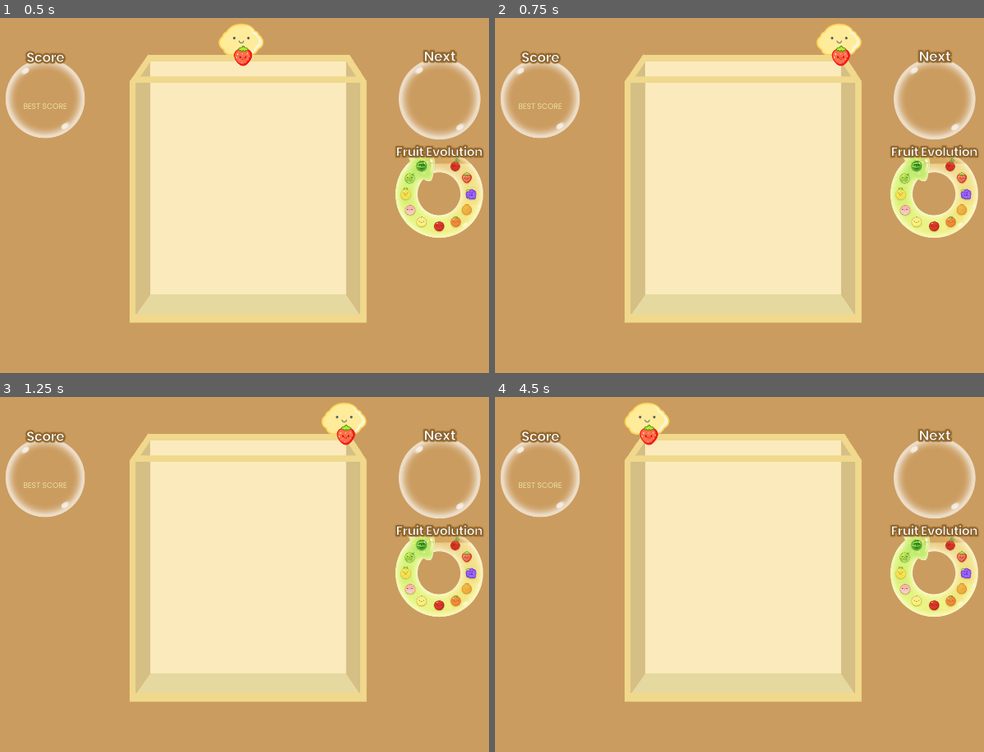
Above: before the commit, frames 1-4 (two rows, left to right).
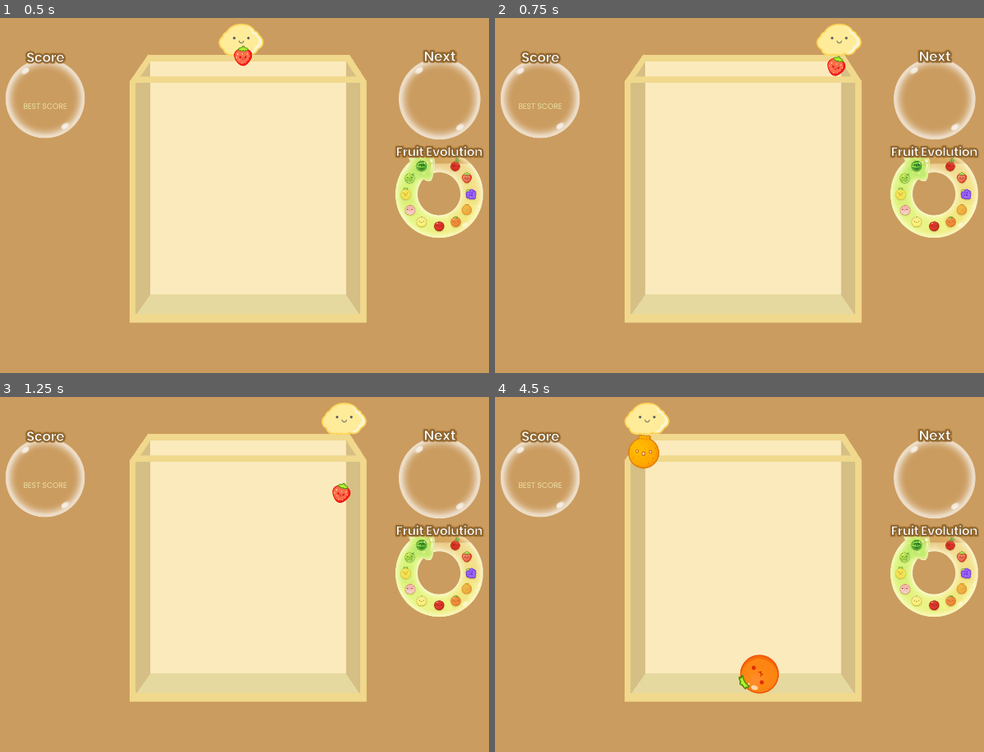
Above: after the commit, the same moments.

Repository: scohenpelletier1/aylins-suika-game
Game: Godot game, scene res://Scenes/gameView.tscn
Same seed, same stepped clock (60 frames per second), same inputs: the game is played once before the commit and once after it.
Inputs (mouse positions are in pixels of both pictures, inside the frame that each line leads up to):
- Up to frame 1 (0.5 s): no input
- Up to frame 2 (0.75 s): tap Enter at 0.5 s; move the mouse to (881, 170) at 0.52 s; click (881, 170) at 0.67 s
- Up to frame 3 (1.25 s): no input
- Up to frame 4 (4.5 s): move the mouse to (607, 585) at 1.27 s; click (607, 585) at 1.42 s; move the mouse to (803, 485) at 2.02 s; click (803, 485) at 2.17 s; move the mouse to (705, 641) at 2.77 s; click (705, 641) at 2.92 s; move the mouse to (935, 624) at 3.52 s; click (935, 624) at 3.67 s; move the mouse to (539, 514) at 4.27 s; click (539, 514) at 4.42 s

Frame 1 is identical in both runs. In frame 2, 0.3% of the frame differs, in the area x 67-73%, y 7-17%; in frame 3, 0.3%; in frame 4, 1.3%, in the area x 27-59%, y 7-84%.

Commit message:
1.2.1 Fruits drop correctly
Fruits now drop from the player after the mouse is left-clicked

Diff:
--- a/Scenes/gameView.tscn
+++ b/Scenes/gameView.tscn
@@ -1,7 +1,8 @@
-[gd_scene load_steps=7 format=3 uid="uid://cwlsx73hq7bv5"]
+[gd_scene load_steps=8 format=3 uid="uid://cwlsx73hq7bv5"]
 
 [ext_resource type="Texture2D" uid="uid://b8dblm7jg6r66" path="res://Art/FruitEvolution.png" id="1_5gsrv"]
 [ext_resource type="PackedScene" uid="uid://ctwqc881eugyh" path="res://Sprites/player.tscn" id="1_nfojt"]
+[ext_resource type="Script" uid="uid://bl2jrygqgrxci" path="res://Scenes/game_manager.gd" id="5_0obh8"]
 [ext_resource type="Texture2D" uid="uid://bw6tfb5n05ki4" path="res://Art/nextFruit.png" id="14_dxk1r"]
 [ext_resource type="Texture2D" uid="uid://jsio4bft86te" path="res://Art/score.png" id="15_l5n2q"]
 
@@ -193,3 +194,6 @@
 [node name="CollisionShape2D" type="CollisionShape2D" parent="PlayerWall2"]
 position = Vector2(-10, -39)
 shape = SubResource("RectangleShape2D_p0u6d")
+
+[node name="GameManager" type="Node2D" parent="."]
+script = ExtResource("5_0obh8")
--- a/fruit_behavior.gd
+++ b/Scenes/game_manager.gd
@@ -1,5 +1,6 @@
-extends Node
+extends Node2D
 
+var score : int = 0
 
 # Called when the node enters the scene tree for the first time.
 func _ready() -> void:
@@ -9,3 +10,6 @@
 # Called every frame. 'delta' is the elapsed time since the previous frame.
 func _process(delta: float) -> void:
 	pass
+
+func add_points(points: int):
+	score += points
--- /dev/null
+++ b/Scripts/fruit_behavior.gd
@@ -0,0 +1,24 @@
+extends RigidBody2D
+var velocity := 10
+var was_dropped : bool = false;
+
+# Called when the node enters the scene tree for the first time.
+func _ready() -> void:
+	# freeze when first spawned
+	freeze = true
+
+# Called every frame. 'delta' is the elapsed time since the previous frame.
+func _process(delta: float) -> void:
+	pass
+
+func _physics_process(delta: float) -> void:
+	if (!was_dropped):
+		if (Input.is_mouse_button_pressed(MOUSE_BUTTON_LEFT)):
+			# make the fruit a child of game view instead of player behavior
+			var current_position = Vector2(global_position.x, global_position.y)
+			top_level = true
+			position = current_position
+
+			# move it down
+			freeze = false
+			was_dropped = true;
--- a/Scripts/playerBehavior.gd
+++ b/Scripts/playerBehavior.gd
@@ -34,15 +34,16 @@
 	move_and_slide()
 
 func spawn_fruits():
-	# create the fruit
-	var fruit_instance = fruits[current_fruit].instantiate()
-	fruit_instance.position = Vector2(3, 60)
+	while true:
+		# create the fruit
+		var fruit_instance = fruits[current_fruit].instantiate()
+		fruit_instance.position = Vector2(3, 60)
 
-	add_child(fruit_instance)
+		add_child(fruit_instance)
 
-	# wait 2 seconds for next fruit
-	await get_tree().create_timer(2).timeout
+		# wait 2 seconds for next fruit
+		await get_tree().create_timer(2).timeout
 
-	# get the new fruits
-	current_fruit = next_fruit
-	next_fruit = fruit_choice.randi_range(0, 4)
+		# get the new fruits
+		current_fruit = next_fruit
+		next_fruit = fruit_choice.randi_range(0, 4)
--- a/Sprites/apple.tscn
+++ b/Sprites/apple.tscn
@@ -2,14 +2,14 @@
 
 [ext_resource type="Texture2D" uid="uid://bw6iqjc3d45l7" path="res://Art/apple.png" id="1_d00b6"]
 
-[node name="Apple" type="StaticBody2D"]
+[node name="Apple" type="RigidBody2D"]
 rotation = -0.9721484
-scale = Vector2(0.54, 0.54)
 
 [node name="CollisionPolygon2D" type="CollisionPolygon2D" parent="."]
-position = Vector2(147.05164, -73.68057)
-scale = Vector2(1.0000004, 1.0000004)
+position = Vector2(79.45897, -39.67711)
+scale = Vector2(0.54, 0.54)
 polygon = PackedVector2Array(-1.3896332, -0.26257324, -23.886192, -3.074112, -45.748566, -24.475906, -70.39018, -46.402 …(527 unchanged characters)…
 
 [node name="Sprite2D" type="Sprite2D" parent="."]
+scale = Vector2(0.54, 0.54)
 texture = ExtResource("1_d00b6")
--- a/Sprites/cherry.tscn
+++ b/Sprites/cherry.tscn
@@ -1,13 +1,16 @@
-[gd_scene load_steps=2 format=3 uid="uid://cclomew5xjo6u"]
+[gd_scene load_steps=3 format=3 uid="uid://cclomew5xjo6u"]
 
 [ext_resource type="Texture2D" uid="uid://d4a27go4rxkuk" path="res://Art/cherry.png" id="1_8pvkm"]
+[ext_resource type="Script" uid="uid://dtu1sk0o2ir4d" path="res://Scripts/fruit_behavior.gd" id="1_ibmso"]
 
-[node name="Cherry" type="StaticBody2D"]
-scale = Vector2(0.71, 0.71)
+[node name="Cherry" type="RigidBody2D"]
+script = ExtResource("1_ibmso")
 
 [node name="CollisionPolygon2D" type="CollisionPolygon2D" parent="."]
-position = Vector2(5.9999995, -47)
+position = Vector2(4, -33)
+scale = Vector2(0.71, 0.71)
 polygon = PackedVector2Array(0, 0, -7, 6, -12, 14, -12, 24, -23, 27, -32, 34, -38, 45, -40, 56, -37, 66, -31, 74, -22, 80, -12, 83, -1, 80, 8, 75, 15, 64, 18, 54, 16, 42, 10, 33, -2, 26, -4, 22, -4, 18, 2, 21, 10, 21, 17, 16, 16, 12, 7, 8, 3, 6)
 
 [node name="Sprite2D" type="Sprite2D" parent="."]
+scale = Vector2(0.71, 0.71)
 texture = ExtResource("1_8pvkm")
--- a/Sprites/dekopan.tscn
+++ b/Sprites/dekopan.tscn
@@ -1,13 +1,16 @@
-[gd_scene load_steps=2 format=3 uid="uid://4jy52n3xxtf6"]
+[gd_scene load_steps=3 format=3 uid="uid://4jy52n3xxtf6"]
 
+[ext_resource type="Script" uid="uid://dtu1sk0o2ir4d" path="res://Scripts/fruit_behavior.gd" id="1_suuul"]
 [ext_resource type="Texture2D" uid="uid://egqpivx6gq6k" path="res://Art/dekopan.png" id="1_yk7dg"]
 
-[node name="Dekopan" type="StaticBody2D"]
-scale = Vector2(0.74, 0.74)
+[node name="Dekopan" type="RigidBody2D"]
+script = ExtResource("1_suuul")
 
 [node name="CollisionPolygon2D" type="CollisionPolygon2D" parent="."]
-position = Vector2(0, -59)
+position = Vector2(0, -43)
+scale = Vector2(0.74, 0.74)
 polygon = PackedVector2Array(0, 0, -24, -1, -27, 3, -27, 12, -37, 18, -45, 25, -54, 34, -59, 42, -63, 52, -66, 64, -66, …(202 unchanged characters)…
 
 [node name="Sprite2D" type="Sprite2D" parent="."]
+scale = Vector2(0.74, 0.74)
 texture = ExtResource("1_yk7dg")
--- a/Sprites/grape.tscn
+++ b/Sprites/grape.tscn
@@ -1,13 +1,16 @@
-[gd_scene load_steps=2 format=3 uid="uid://cqreymv06nfc5"]
+[gd_scene load_steps=3 format=3 uid="uid://cqreymv06nfc5"]
 
 [ext_resource type="Texture2D" uid="uid://cj6ifm6gfbu30" path="res://Art/grape.png" id="1_edxjd"]
+[ext_resource type="Script" uid="uid://dtu1sk0o2ir4d" path="res://Scripts/fruit_behavior.gd" id="1_slbxn"]
 
-[node name="Grape" type="StaticBody2D"]
-scale = Vector2(0.71, 0.71)
+[node name="Grape" type="RigidBody2D"]
+script = ExtResource("1_slbxn")
 
 [node name="CollisionPolygon2D" type="CollisionPolygon2D" parent="."]
-position = Vector2(0, -47.999996)
+position = Vector2(0, -34)
+scale = Vector2(0.71, 0.71)
 polygon = PackedVector2Array(1, 0, -10, 8, -26, 2, -33, 3, -35, 7, -47, 11, -48, 15, -43, 23, -42, 30, -48, 40, -50, 52 …(201 unchanged characters)…
 
 [node name="Sprite2D" type="Sprite2D" parent="."]
+scale = Vector2(0.71, 0.71)
 texture = ExtResource("1_edxjd")
--- a/Sprites/melon.tscn
+++ b/Sprites/melon.tscn
@@ -2,13 +2,14 @@
 
 [ext_resource type="Texture2D" uid="uid://d2t8ac5y7jfra" path="res://Art/melon.png" id="1_f5kqy"]
 
-[node name="Melon" type="StaticBody2D"]
+[node name="Melon" type="RigidBody2D"]
 rotation = -0.9721484
-scale = Vector2(1.64, 1.64)
 
 [node name="CollisionPolygon2D" type="CollisionPolygon2D" parent="."]
-position = Vector2(69.39226, -47.336178)
+position = Vector2(113.73899, -76.37696)
+scale = Vector2(1.64, 1.64)
 polygon = PackedVector2Array(0, -3.8146973e-06, -13.486244, -16.221016, -37.525955, -33.716507, -68.96217, -42.53492, - …(629 unchanged characters)…
 
 [node name="Sprite2D" type="Sprite2D" parent="."]
+scale = Vector2(1.64, 1.64)
 texture = ExtResource("1_f5kqy")
--- a/Sprites/peach.tscn
+++ b/Sprites/peach.tscn
@@ -2,14 +2,14 @@
 
 [ext_resource type="Texture2D" uid="uid://crdhhq23u1qev" path="res://Art/peach.png" id="1_xedpg"]
 
-[node name="Peach" type="StaticBody2D"]
-scale = Vector2(2.1, 2.1)
+[node name="Peach" type="RigidBody2D"]
 
 [node name="CollisionPolygon2D" type="CollisionPolygon2D" parent="."]
-position = Vector2(4.0000005, -46.000004)
-scale = Vector2(1.0000001, 1.0000001)
+position = Vector2(8, -94)
+scale = Vector2(2.1, 2.1)
 polygon = PackedVector2Array(1, -1, -10, 0, -20, 4, -32, 12, -42, 23, -49, 37, -50, 54, -50, 65, -37, 84, -25, 92, -3, 97, 19, 94, 39, 81, 50, 65, 51, 44, 44, 24, 30, 10, 18, 3, 7, -1, 2, -1, 2, -1)
 
 [node name="Sprite2D" type="Sprite2D" parent="."]
 position = Vector2(0.47619054, 0)
+scale = Vector2(2.1, 2.1)
 texture = ExtResource("1_xedpg")
--- a/Sprites/pear.tscn
+++ b/Sprites/pear.tscn
@@ -2,12 +2,13 @@
 
 [ext_resource type="Texture2D" uid="uid://dsc06xlwcrs2s" path="res://Art/pear.png" id="1_oi0l0"]
 
-[node name="Pear" type="StaticBody2D"]
-scale = Vector2(1.74, 1.74)
+[node name="Pear" type="RigidBody2D"]
 
 [node name="CollisionPolygon2D" type="CollisionPolygon2D" parent="."]
-position = Vector2(5, -53)
+position = Vector2(9, -91)
+scale = Vector2(1.74, 1.74)
 polygon = PackedVector2Array(0, 0, -6, 0, -11, 3, -28, 7, -42, 16, -50, 24, -56, 38, -57, 49, -57, 66, -53, 78, -43, 90, -30, 99, -14, 102, 4, 101, 16, 96, 29, 84, 37, 65, 38, 48, 35, 33, 24, 17, 10, 9, -2, 6)
 
 [node name="Sprite2D" type="Sprite2D" parent="."]
+scale = Vector2(1.74, 1.74)
 texture = ExtResource("1_oi0l0")
--- a/Sprites/persimmon.tscn
+++ b/Sprites/persimmon.tscn
@@ -1,14 +1,16 @@
-[gd_scene load_steps=2 format=3 uid="uid://csp37jb7j522b"]
+[gd_scene load_steps=3 format=3 uid="uid://csp37jb7j522b"]
 
+[ext_resource type="Script" uid="uid://dtu1sk0o2ir4d" path="res://Scripts/fruit_behavior.gd" id="1_amg30"]
 [ext_resource type="Texture2D" uid="uid://dxw7dt7hbn1q1" path="res://Art/persimmon.png" id="1_vwww4"]
 
-[node name="Persimmon" type="StaticBody2D"]
-scale = Vector2(0.72, 0.72)
+[node name="Persimmon" type="RigidBody2D"]
+script = ExtResource("1_amg30")
 
 [node name="CollisionPolygon2D" type="CollisionPolygon2D" parent="."]
-position = Vector2(-4.0000005, -81.00001)
-scale = Vector2(1.0000001, 1.0000001)
+position = Vector2(-2.9999998, -57.999996)
+scale = Vector2(0.72, 0.72)
 polygon = PackedVector2Array(0, 0, -9, 6, -25, 8, -31, 11, -30, 16, -51, 29, -67, 44, -76, 61, -82, 82, -82, 100, -77, 119, -67, 138, -56, 150, -41, 161, -23, 168, -1, 171, 25, 165, 47, 153, 62, 136, 73, 114, 77, 88, 72, 65, 62, 46, 49, 32, 34, 21, 27, 18, 28, 12, 25, 9, 10, 6)
 
 [node name="Sprite2D" type="Sprite2D" parent="."]
+scale = Vector2(0.72, 0.72)
 texture = ExtResource("1_vwww4")
--- a/Sprites/pineapple.tscn
+++ b/Sprites/pineapple.tscn
@@ -2,13 +2,13 @@
 
 [ext_resource type="Texture2D" uid="uid://ooc6fs7bdglu" path="res://Art/pineapple.png" id="1_v73ma"]
 
-[node name="Pineapple" type="StaticBody2D"]
-scale = Vector2(2.43, 2.43)
+[node name="Pineapple" type="RigidBody2D"]
 
 [node name="CollisionPolygon2D" type="CollisionPolygon2D" parent="."]
-position = Vector2(0, -48.999996)
-scale = Vector2(0.99999994, 0.99999994)
+position = Vector2(0, -118)
+scale = Vector2(2.43, 2.43)
 polygon = PackedVector2Array(0, 0, -12, -4, -17, -3, -18, 4, -25, 8, -25, 14, -31, 20, -40, 28, -46, 38, -50, 54, -50, 75, -46, 86, -38, 96, -30, 103, -19, 108, -1, 110, 12, 108, 19, 106, 31, 99, 43, 85, 48, 67, 47, 52, 42, 37, 33, 26, 21, 16, 24, 12, 23, 8, 15, 4, 15, -1, 11, -4)
 
 [node name="Sprite2D" type="Sprite2D" parent="."]
+scale = Vector2(2.43, 2.43)
 texture = ExtResource("1_v73ma")
--- a/Sprites/strawberry.tscn
+++ b/Sprites/strawberry.tscn
@@ -1,14 +1,16 @@
-[gd_scene load_steps=2 format=3 uid="uid://cf8jfk8s2d8k"]
+[gd_scene load_steps=3 format=3 uid="uid://cf8jfk8s2d8k"]
 
+[ext_resource type="Script" uid="uid://dtu1sk0o2ir4d" path="res://Scripts/fruit_behavior.gd" id="1_gu0xn"]
 [ext_resource type="Texture2D" uid="uid://cbvpfharoem5k" path="res://Art/strawberry.png" id="1_y1u1h"]
 
-[node name="Strawberry" type="StaticBody2D"]
-scale = Vector2(0.7, 0.7)
+[node name="Strawberry" type="RigidBody2D"]
+script = ExtResource("1_gu0xn")
 
 [node name="CollisionPolygon2D" type="CollisionPolygon2D" parent="."]
-position = Vector2(2.9999998, -44.999996)
-scale = Vector2(0.99999994, 0.99999994)
+position = Vector2(3, -31)
+scale = Vector2(0.7, 0.7)
 polygon = PackedVector2Array(0, 0, -3, 0, -6, 5, -13, 7, -20, 10, -23, 15, -29, 20, -35, 26, -38, 33, -40, 41, -38, 49, …(187 unchanged characters)…
 
 [node name="Sprite2D" type="Sprite2D" parent="."]
+scale = Vector2(0.7, 0.7)
 texture = ExtResource("1_y1u1h")
--- a/Sprites/watermelon.tscn
+++ b/Sprites/watermelon.tscn
@@ -2,13 +2,14 @@
 
 [ext_resource type="Texture2D" uid="uid://di41ste70qbgk" path="res://Art/watermelon.png" id="1_uetr5"]
 
-[node name="Watermelon" type="StaticBody2D"]
+[node name="Watermelon" type="RigidBody2D"]
 rotation = 0.64751714
-scale = Vector2(0.81, 0.81)
 
 [node name="CollisionPolygon2D" type="CollisionPolygon2D" parent="."]
-position = Vector2(-110.990265, -146.75545)
+position = Vector2(-88.282814, -120.04642)
+scale = Vector2(0.81, 0.81)
 polygon = PackedVector2Array(-2.607216, -1.7895355, -22.915482, 21.092209, -52.345764, 63.410736, -71.44119, 139.28804, …(349 unchanged characters)…
 
 [node name="Sprite2D" type="Sprite2D" parent="."]
+scale = Vector2(0.81, 0.81)
 texture = ExtResource("1_uetr5")
Not shown, added: Scenes/game_manager.gd.uid
Renamed: fruit_behavior.gd.uid -> Scripts/fruit_behavior.gd.uid
